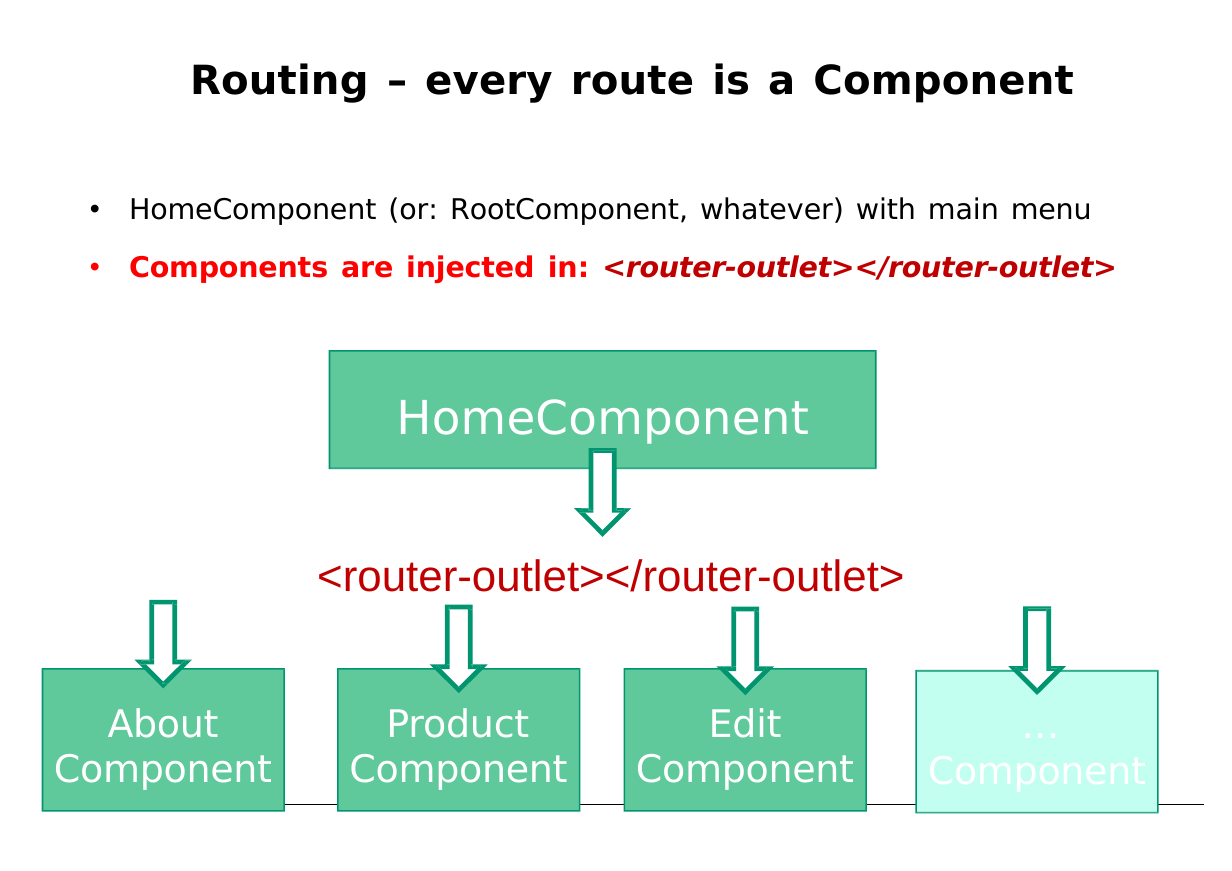
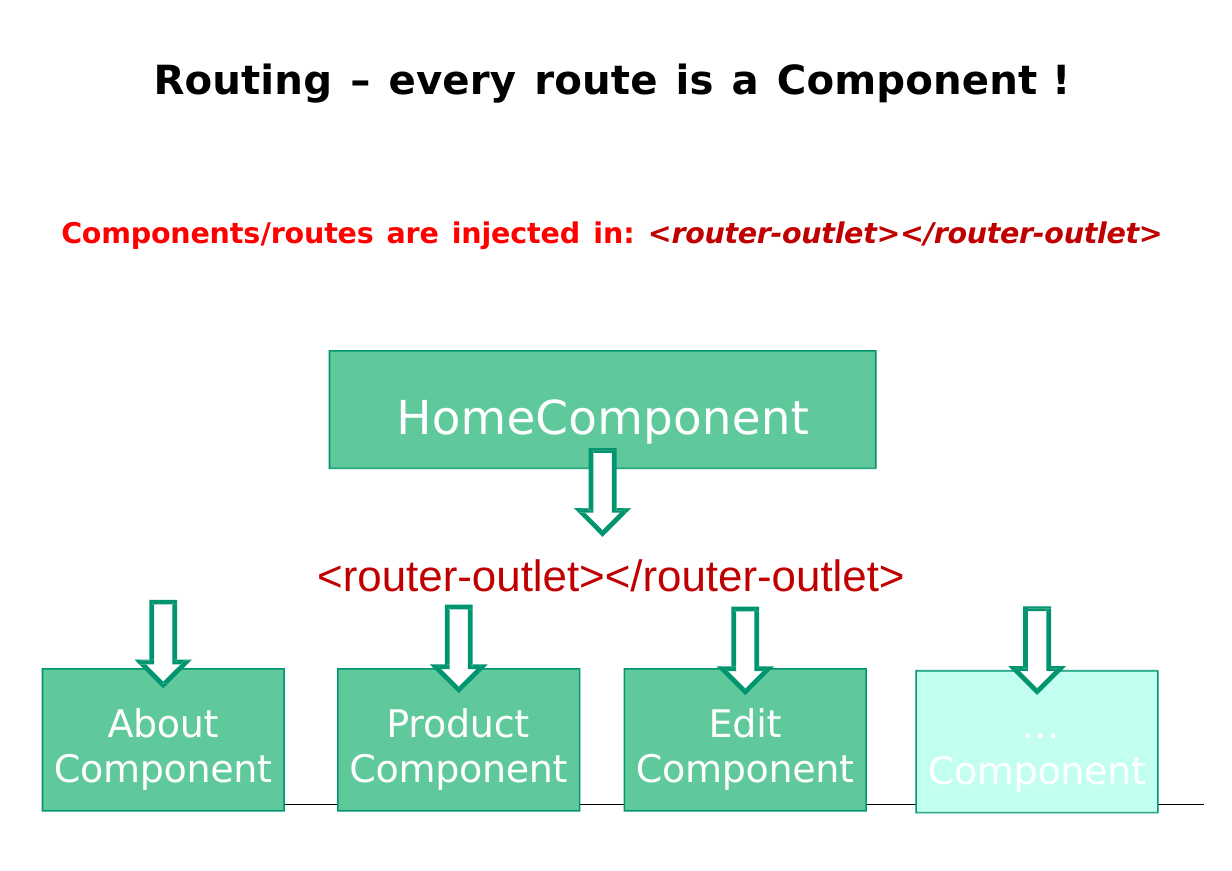
Before and after one commit to petereijgermans11/workshop-angular10, a slide deck: slide 3 of PPT/05- Angular Routing.pptx. Drawn at 1232x871 pixels with LibreOffice and Linux fonts; fonts in the diff are those of the drawing. Boxes give left, top, right and bottom in pixels: in the first picture for what was removed or moved away, otherwise in the second. Text is boxed around its words. In the diff, an @@ line names an element or a change of style, - is before the commit and + after.

Commit message:
changed PPT

```diff
--- a/PPT/05- Angular Routing.pptx
+++ b/PPT/05- Angular Routing.pptx
@@ text at bbox=[61, 63, 1163, 249]: text changed @@
-Routing – every route is a Component
-• HomeComponent (or: RootComponent, whatever) with main menu
-• Components are injected in: <router-outlet></router-outlet>
+Routing – every route is a Component !
+Components/routes are injected in: <router-outlet></router-outlet>
```
Also in this commit, not shown: 1 other slide changed, 8 other files.
